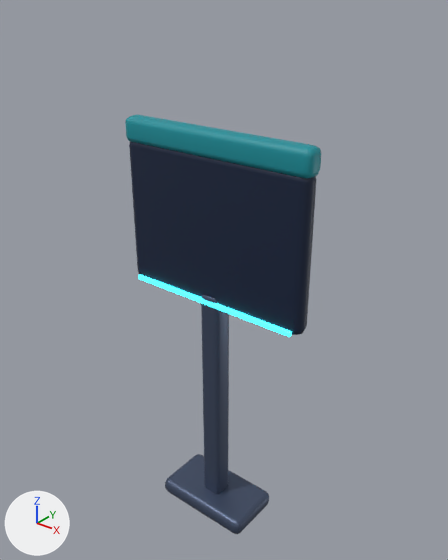
An edit to the glTF model art/models/aqua_signpost.glb, drawn before and after from the same camera.
Camera for both pictures: a 50 mm lens placed at (2.18, -2.64, 3.44), pointed at (0.0, 0.09, 1.75). The lights are fixed; the arrows at lower left show +X, +Y and +Z. The first picture is the older version.

Script lines for the objects in view, before the commit:
```python
me_signpost = bpy.data.meshes.new('Signpost')
me_signpost.from_pydata(...)  # 240 vertices, 456 faces; spans x -0.66..0.66, y -0.2..0.2, z 0.0..2.7
# faces by material slot: [216, 108, 108, 24]
me_signpost.materials.append(mat_steeldark)  # dark blue #4b5770
me_signpost.materials.append(mat_navy)  # dark blue #0d1f3c
me_signpost.materials.append(mat_teal)  # cyan #0f8f9a
me_signpost.materials.append(mat_signedge)  # cyan #3ff0ff, glowing cyan #3ff0ff
ob_signpost = bpy.data.objects.new('Signpost', me_signpost)
ob_signpost.location = (0.0, 0.0, 0.0)
```
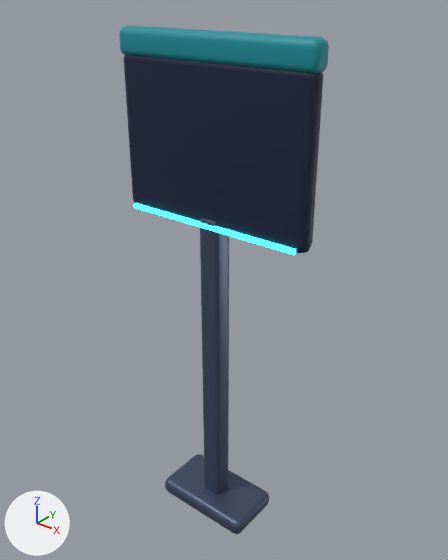
What differs and where, as boxes [x1, y1, x2, y2] in the pictures (448 x 560 px; the box of a moved part takes in the faces that stretch with it):
'Signpost', reshaped (7% wider, 21% taller)
    before: [125, 114, 321, 534]
    after: [119, 26, 329, 534]
part 1 of me_signpost, moved or reshaped
    before: [129, 141, 317, 335]
    after: [124, 55, 323, 253]
part 2 of me_signpost, moved or reshaped
    before: [125, 114, 321, 178]
    after: [119, 26, 329, 73]
part 3 of me_signpost, moved or reshaped
    before: [138, 274, 292, 337]
    after: [134, 203, 296, 255]
part 4 of me_signpost, moved or reshaped
    before: [201, 295, 229, 493]
    after: [200, 218, 229, 493]

The change, as a list of edits to the scene's bpy script:
```text
Change me_signpost:
    used by ob_signpost; location = (0.0, 0.0, 0.0)
    remove me_signpost.from_pydata(...)  # 240 vertices, 456 faces; spans x -0.66..0.66, y -0.2..0.2, z 0.0..2.7
    add me_signpost.from_pydata(...)  # 240 vertices, 456 faces; spans x -0.66..0.66, y -0.2..0.2, z 0.0..3.2
    me_signpost part 1: the loose piece of 56 vertices spanning x -0.65..0.65, y -0.06..0.06, z 1.62..2.57 is moved by (0.0, 0.0, 0.5)
    me_signpost part 2: the loose piece of 56 vertices spanning x -0.66..0.66, y -0.06..0.06, z 2.54..2.7 is moved by (0.0, 0.0, 0.5)
    me_signpost part 3: the loose piece of 8 vertices spanning x -0.6..0.6, y -0.07..-0.05, z 1.63..1.66 is moved by (0.0, 0.0, 0.5)
    me_signpost part 4: all 28 vertices in x -0.07..0.07, y -0.07..0.07, z 1.67..1.7 are moved by (0.0, 0.0, 0.5)
    other edits to the shape of me_signpost do not show in these pictures
```
